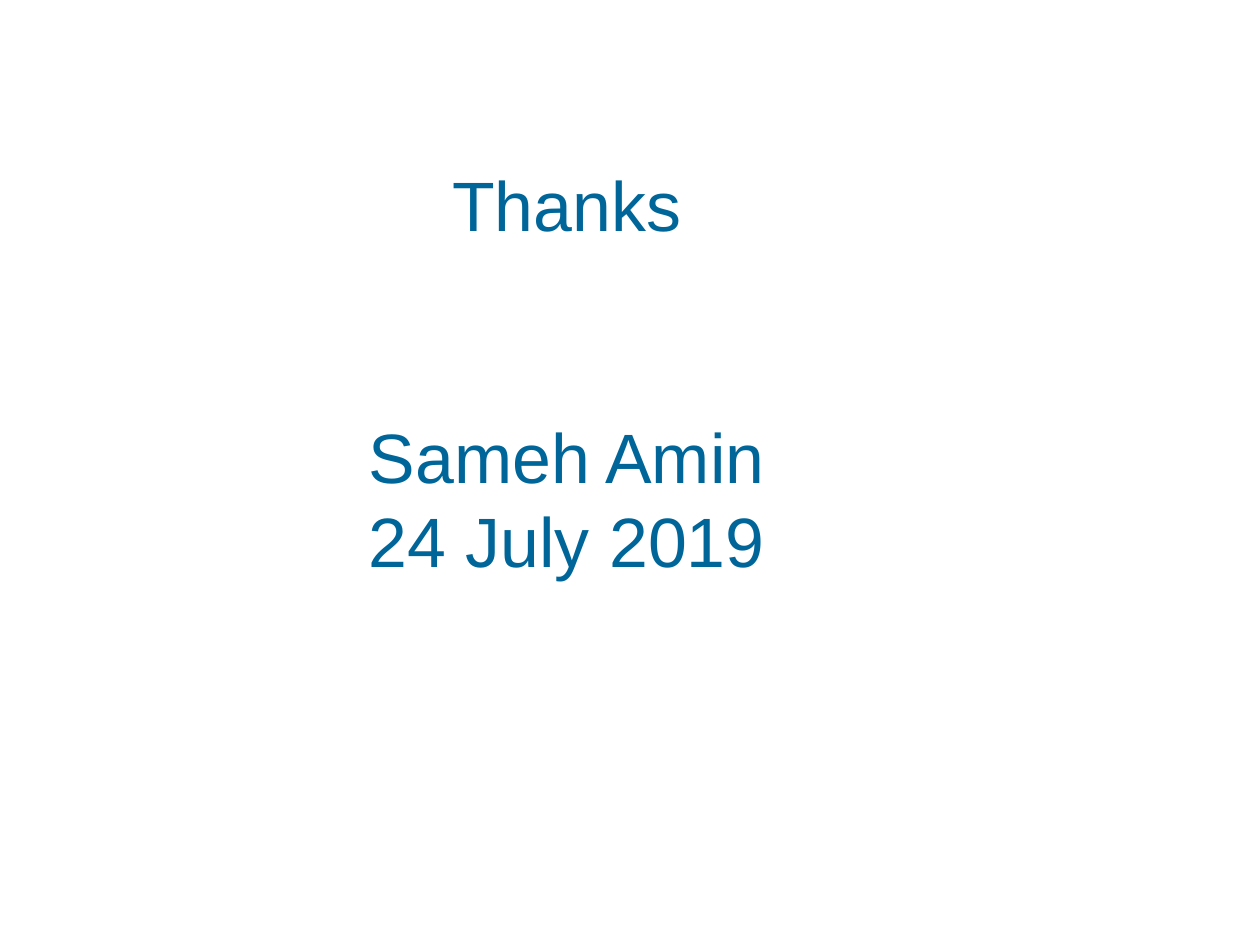
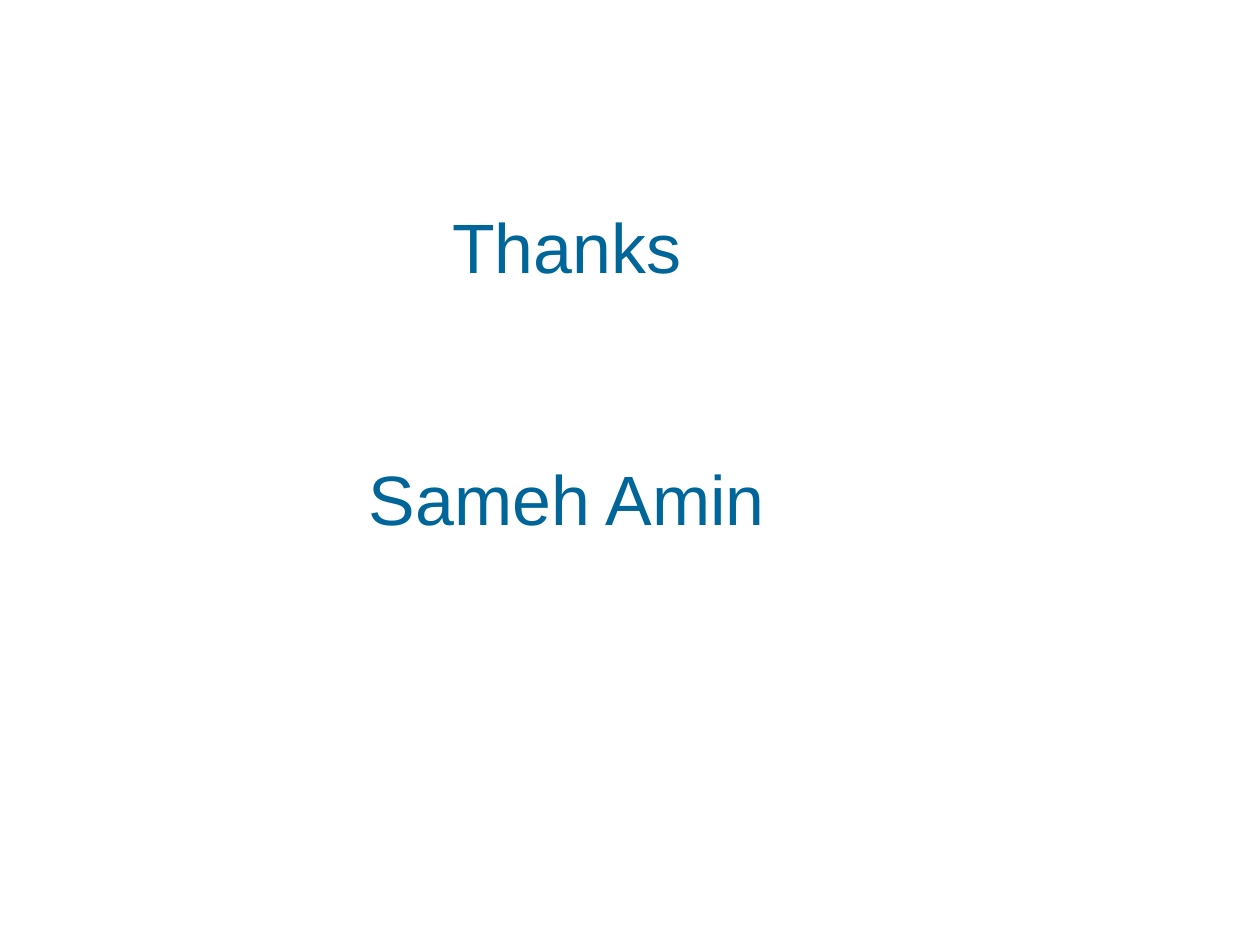
Before and after one commit to samehamin/orange-labs, a slide deck: slide 12 of Problem 1/Tweet sentiment analysis presentation.pptx. Drawn at 1260x945 pixels with LibreOffice and Linux fonts; fonts in the diff are those of the drawing; background and template pictures are left out. Boxes give left, top, right and bottom in pixels: in the first picture for what was removed or moved away, otherwise in the second. Text is boxed around its words. In the diff, an @@ line names an element or a change of style, - is before the commit and + after.

Commit message:
remove the date from twittter presentation

```diff
--- a/Problem 1/Tweet sentiment analysis presentation.pptx
+++ b/Problem 1/Tweet sentiment analysis presentation.pptx
@@ text "Thanks": place and size @@
-text "Thanks" at <box>369,180,764,580</box>
+text "Thanks" at <box>369,222,764,526</box>
@@ text at <box>369,516,764,580</box>: paragraph removed @@
-24 July 2019
```
